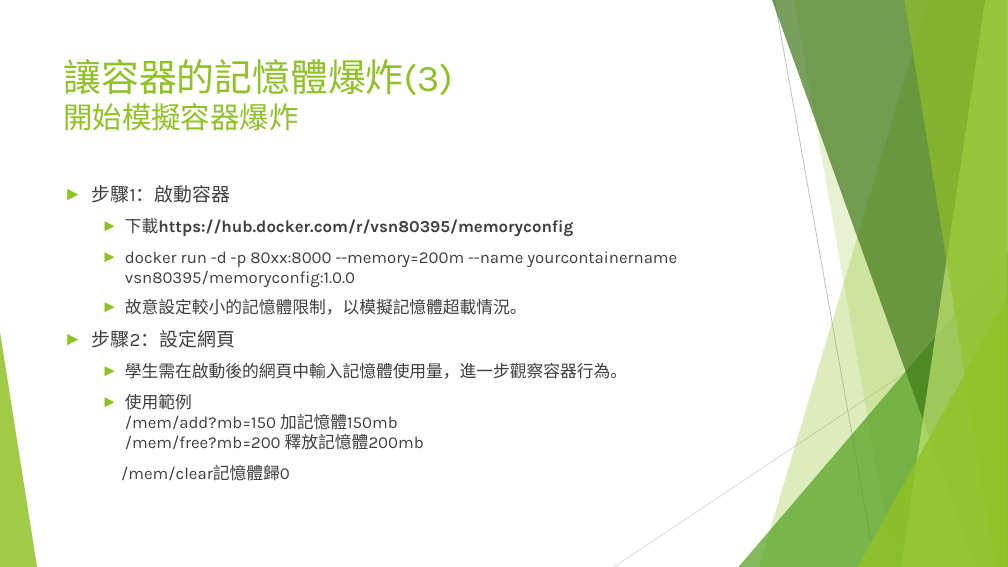
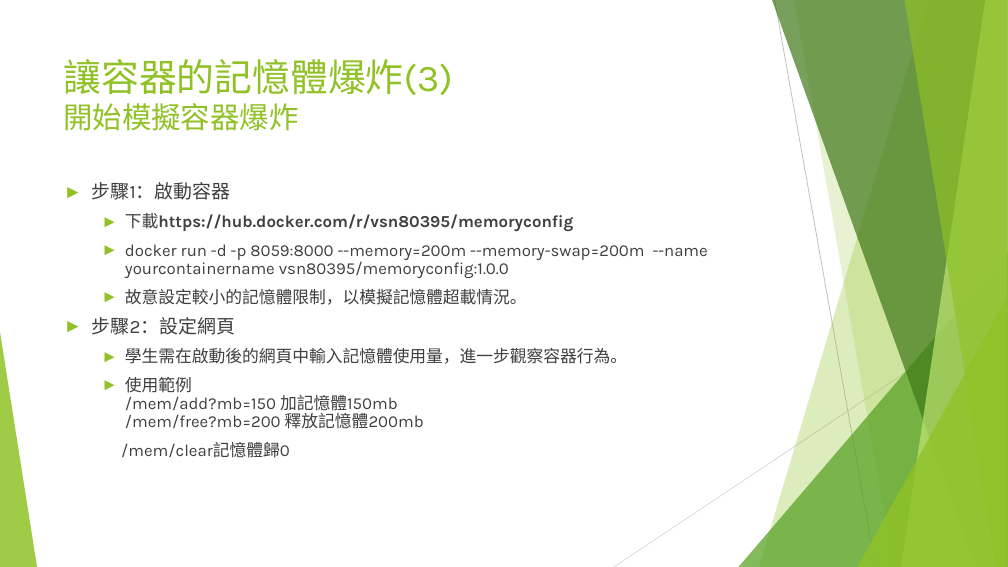
Before and after one commit to coolyuoo/Docker.Class4, a slide deck: slide 16 of 單元4.容器資源配置.pptx. Drawn at 1008x567 pixels with LibreOffice and Linux fonts; fonts in the diff are those of the drawing. Boxes give left, top, right and bottom in pixels: in the first picture for what was removed or moved away, otherwise in the second. Text is boxed around its words. In the diff, an @@ line names an element or a change of style, - is before the commit and + after.

```diff
--- a/單元4.容器資源配置.pptx
+++ b/單元4.容器資源配置.pptx
@@ text at (92,182,627,458): line spacing 1 to 0.9 @@
@@ text at (125,244,708,278): text changed @@
-  ► docker run -d -p 80xx:8000 --memory=200m --name yourcontainername vsn80395/memoryconfig:1.0.0
+  ► docker run -d -p 8059:8000 --memory=200m --memory-swap=200m --name yourcontainername vsn80395/memoryconfig:1.0.0
```
Also in this commit, not shown: 1 other slide changed, 3 slides removed, 1 other file.
